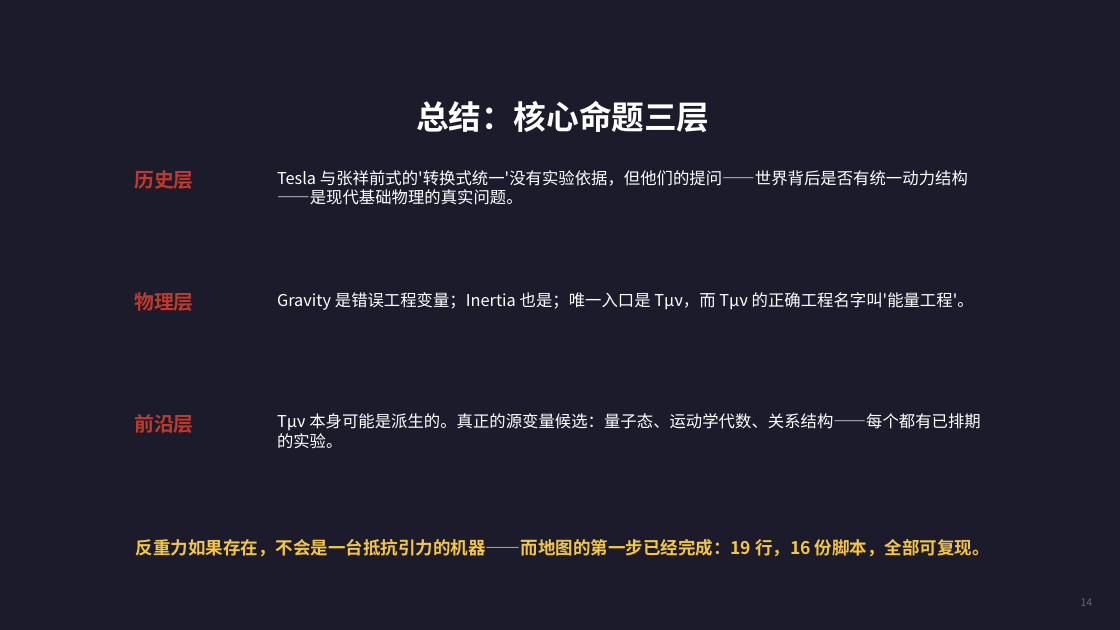
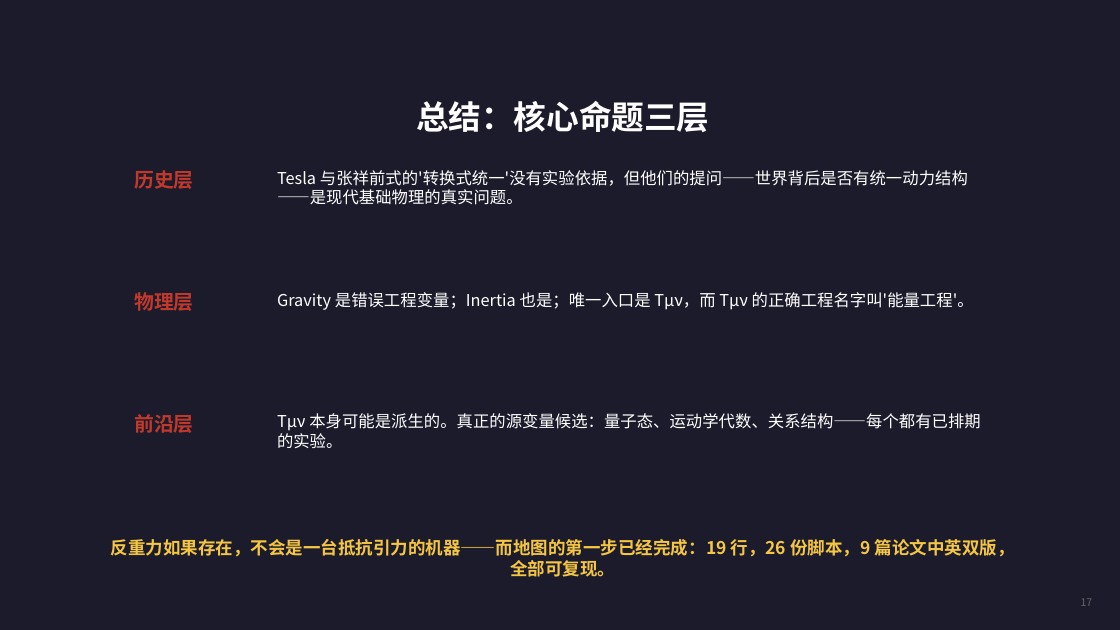
Before and after one commit to everest-an/Antigravity, a slide deck: slide 17 of ppt/从特斯拉到时空工程-汇报.pptx (slide 14 before the commit). Drawn at 1120x630 pixels with LibreOffice and Linux fonts; fonts in the diff are those of the drawing. Boxes give left, top, right and bottom in pixels: in the first picture for what was removed or moved away, otherwise in the second. Text is boxed around its words. In the diff, an @@ line names an element or a change of style, - is before the commit and + after.

Commit message:
docs: PPT升级18页(含推论4/E5/E6三新页) + README论文目录9篇×中英 + 投稿策略R2/R3/E5/E6优先级，38项回归全过

```diff
--- a/ppt/从特斯拉到时空工程-汇报.pptx
+++ b/ppt/从特斯拉到时空工程-汇报.pptx
@@ text at (111, 539, 1015, 577): text changed @@
-反重力如果存在，不会是一台抵抗引力的机器——而地图的第一步已经完成：19 行，16 份脚本，全部可复现。
+反重力如果存在，不会是一台抵抗引力的机器——而地图的第一步已经完成：19 行，26 份脚本，9 篇论文中英双版，全部可复现。
@@ text at (1081, 598, 1093, 606): text changed @@
-14
+17
```
Also in this commit, not shown: 6 other slides changed, 3 slides added, 30 other files.
